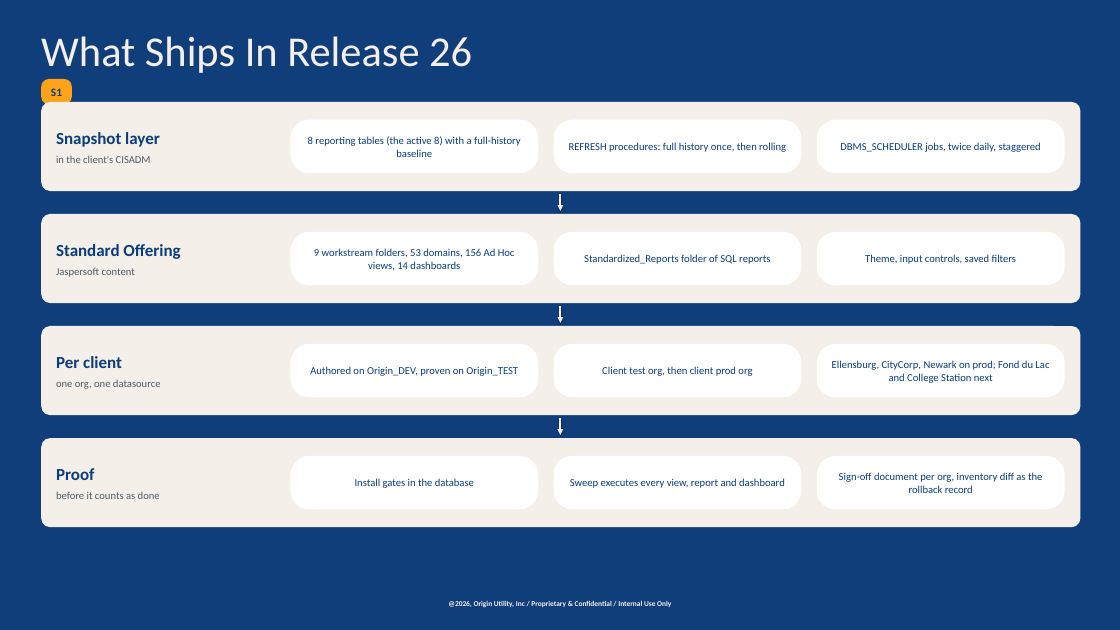
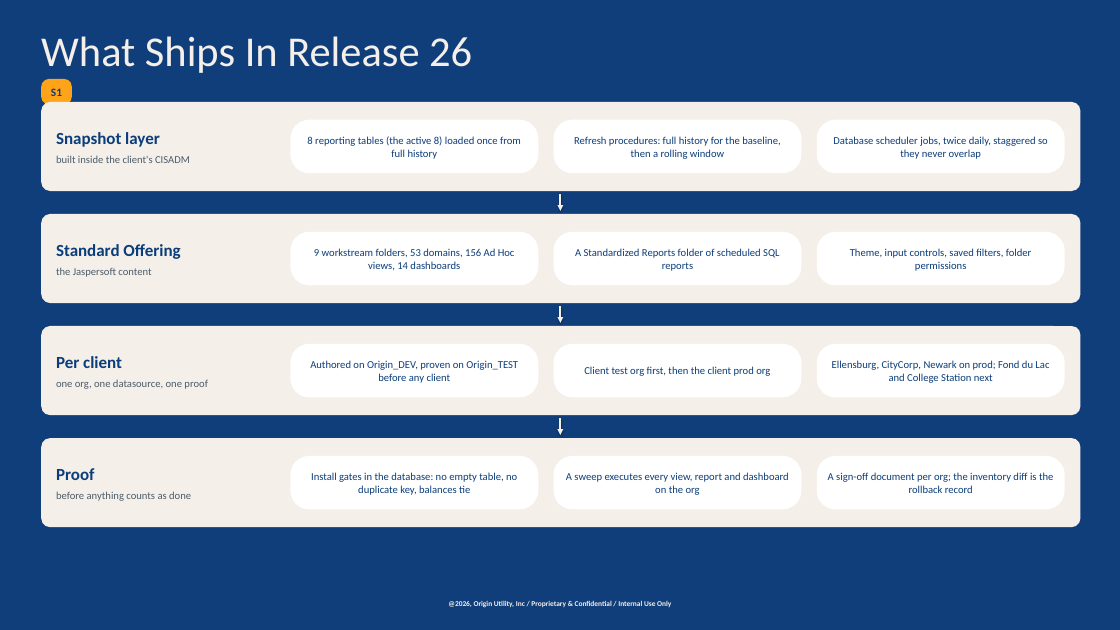
Before and after one commit to chasepowers59/OriginBA, a slide deck: slide 2 of jaspersoft/docs/OriginBA_Automated_Deployment.pptx. Drawn at 1120x630 pixels with LibreOffice and Linux fonts; fonts in the diff are those of the drawing; background and template pictures are left out. Boxes give left, top, right and bottom in pixels: in the first picture for what was removed or moved away, otherwise in the second. Text is boxed around its words. In the diff, an @@ line names an element or a change of style, - is before the commit and + after.

```diff
--- a/jaspersoft/docs/OriginBA_Automated_Deployment.pptx
+++ b/jaspersoft/docs/OriginBA_Automated_Deployment.pptx
@@ text in rounded rectangle at [307, 136, 521, 159]: text changed @@
-8 reporting tables (the active 8) with a full-history baseline
+8 reporting tables (the active 8) loaded once from full history
@@ text in rounded rectangle at [574, 136, 780, 159]: text changed @@
-REFRESH procedures: full history once, then rolling
+Refresh procedures: full history for the baseline, then a rolling window
@@ text in rounded rectangle at [833, 136, 1048, 159]: text changed @@
-DBMS_SCHEDULER jobs, twice daily, staggered
+Database scheduler jobs, twice daily, staggered so they never overlap
@@ text at [56, 155, 190, 163]: text changed @@
-in the client's CISADM
+built inside the client's CISADM
@@ text at [56, 267, 151, 277]: text changed @@
-Jaspersoft content
+the Jaspersoft content
@@ text in rounded rectangle at [575, 248, 779, 271]: text changed @@
-Standardized_Reports folder of SQL reports
+A Standardized Reports folder of scheduled SQL reports
@@ text in rounded rectangle at [850, 248, 1032, 271]: text changed @@
-Theme, input controls, saved filters
+Theme, input controls, saved filters, folder permissions
@@ text at [56, 380, 208, 389]: text changed @@
-one org, one datasource
+one org, one datasource, one proof
@@ text in rounded rectangle at [310, 360, 518, 383]: text changed @@
-Authored on Origin_DEV, proven on Origin_TEST
+Authored on Origin_DEV, proven on Origin_TEST before any client
@@ text in rounded rectangle at [584, 366, 770, 376]: text changed @@
-Client test org, then client prod org
+Client test org first, then the client prod org
@@ text in rounded rectangle at [311, 472, 517, 495]: text changed @@
-Install gates in the database
+Install gates in the database: no empty table, no duplicate key, balances tie
@@ text in rounded rectangle at [566, 472, 789, 495]: text changed @@
-Sweep executes every view, report and dashboard
+A sweep executes every view, report and dashboard on the org
@@ text in rounded rectangle at [828, 472, 1053, 493]: text changed @@
-Sign-off document per org, inventory diff as the rollback record
+A sign-off document per org; the inventory diff is the rollback record
@@ text at [56, 491, 191, 501]: text changed @@
-before it counts as done
+before anything counts as done
```
Also in this commit, not shown: 9 other slides changed, 6 slides added, 2 slides removed, 4 other files.
